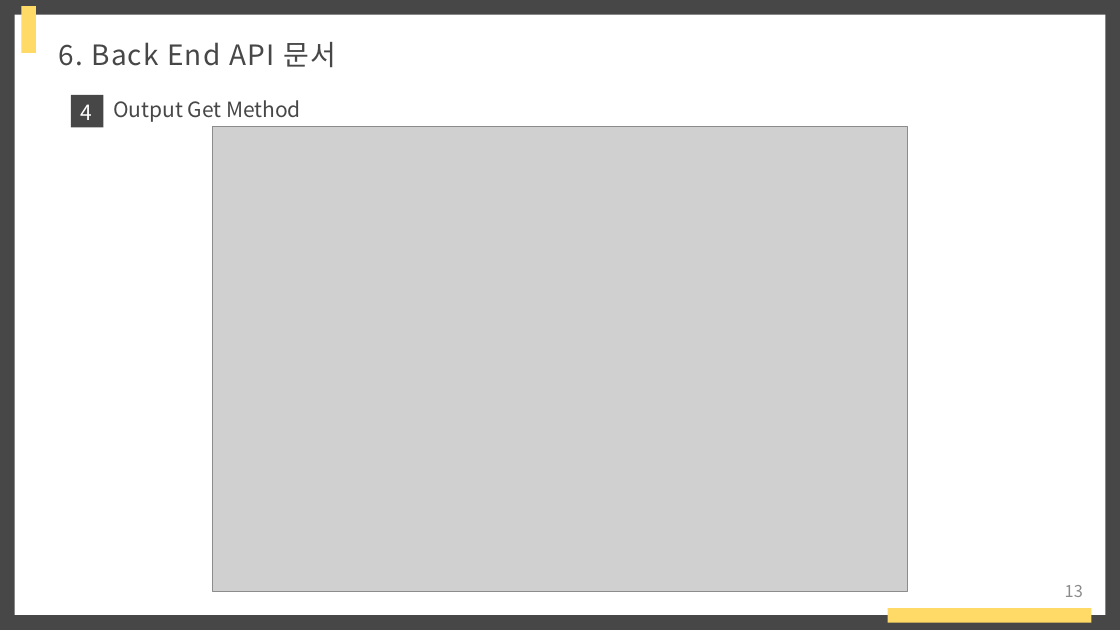
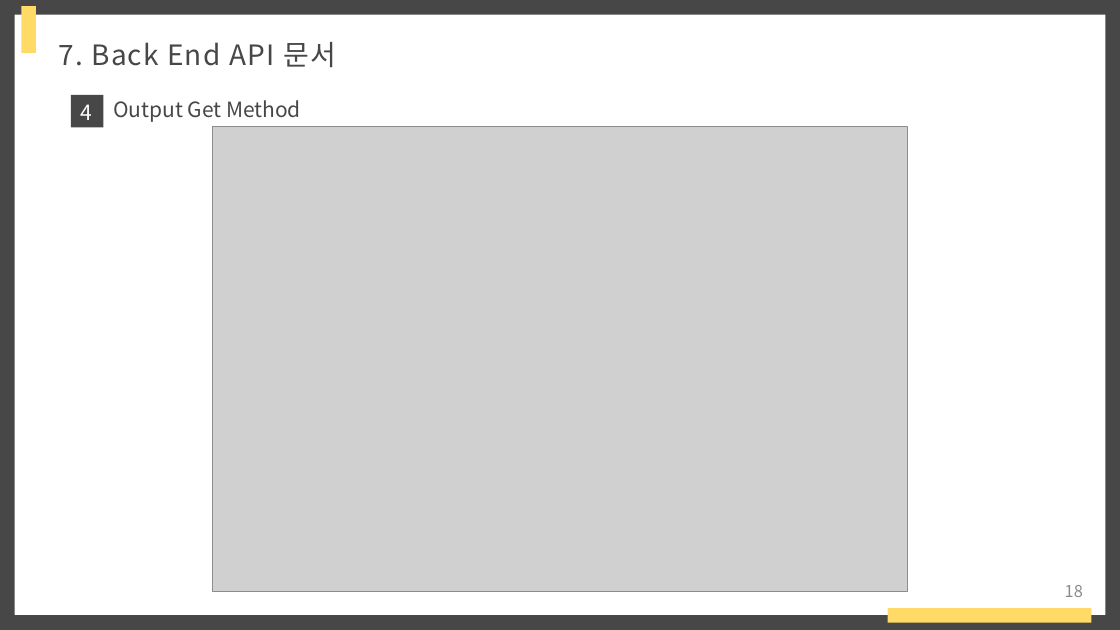
Before and after one commit to raccoon-coding/Eins-Internship, a slide deck: slide 18 of 아인스에스엔시 발표.pptx (slide 13 before the commit). Drawn at 1120x630 pixels with LibreOffice and Linux fonts; fonts in the diff are those of the drawing; grey boxes stand for pictures. Boxes give left, top, right and bottom in pixels: in the first picture for what was removed or moved away, otherwise in the second. Text is boxed around its words. In the diff, an @@ line names an element or a change of style, - is before the commit and + after.

```diff
--- a/아인스에스엔시 발표.pptx
+++ b/아인스에스엔시 발표.pptx
@@ text at (x1=59, y1=42, x2=336, y2=67): text changed @@
-6. Back End API 문서
+7. Back End API 문서
@@ page number at (x1=1065, y1=585, x2=1083, y2=597): text changed @@
-13
+18
```
Also in this commit, not shown: 11 other slides changed, 5 slides added, 13 other files.
